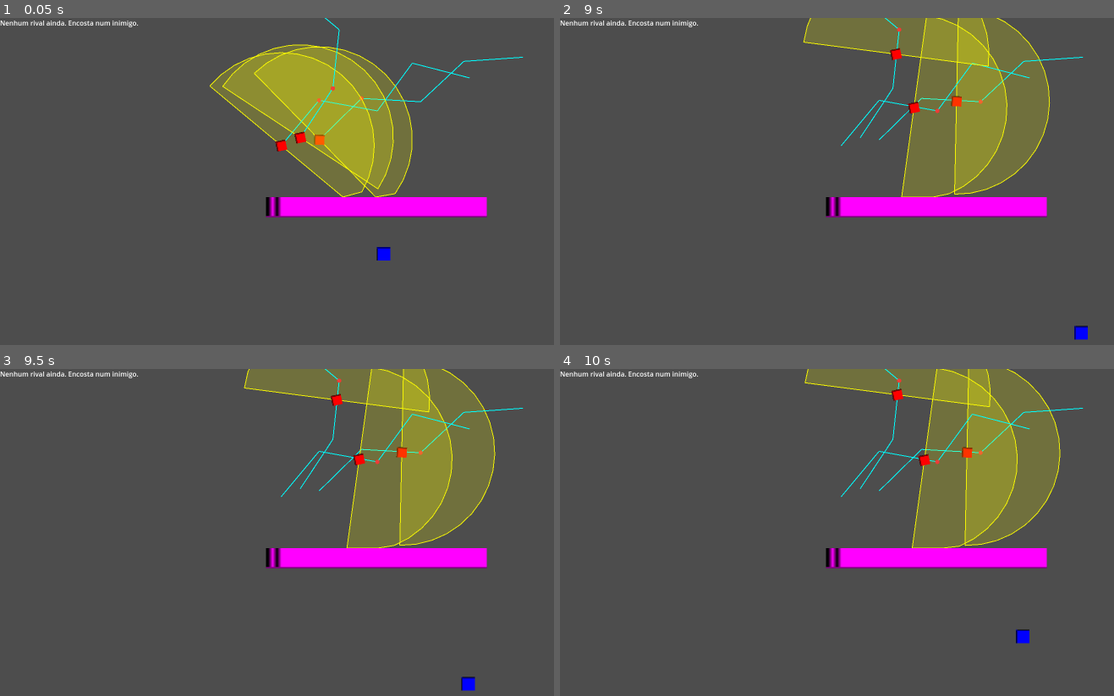
Above: before the commit, frames 1-4 (two rows, left to right).
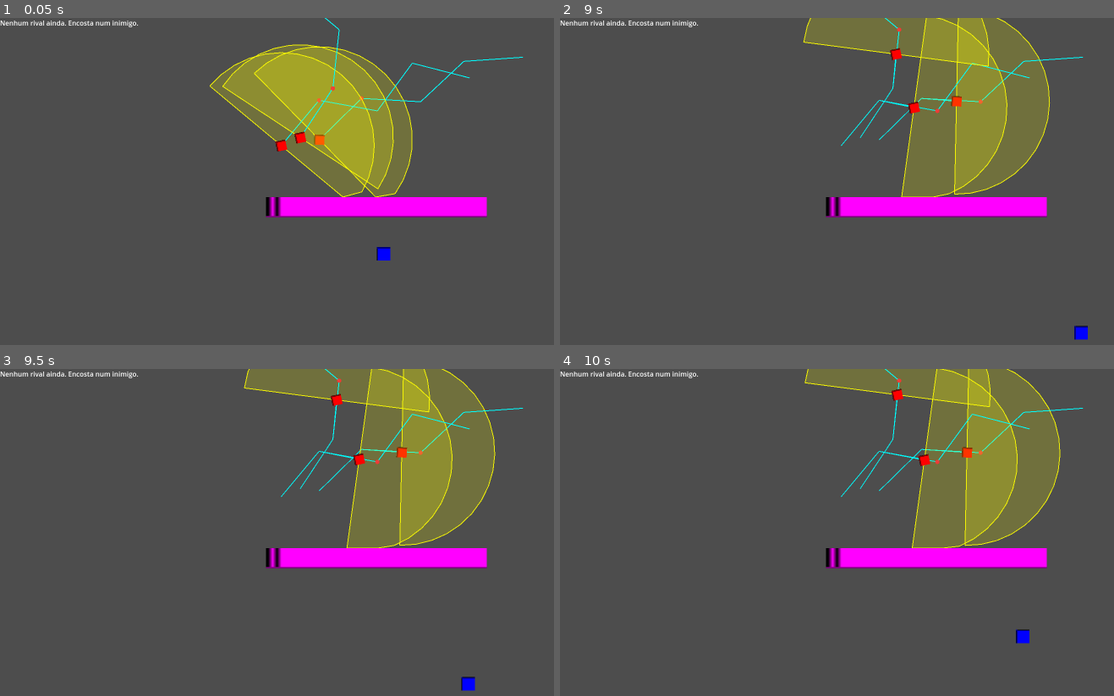
Above: after the commit, the same moments.

Repository: titosavio/Games
Game: Godot game, scene res://scenes/Main.tscn
Same seed, same stepped clock (60 frames per second), same inputs: the game is played once before the commit and once after it.
Inputs:
- Up to frame 1 (0.05 s): no input
- Up to frame 2 (9 s): hold Right (ui_right) 0.53-1.28 s; hold Down (ui_down) 1.28-2.03 s; hold Right (ui_right) 2.03-2.78 s; hold W (ui_up) 2.78-3.53 s; hold Left (ui_left) 3.53-5.03 s; hold Down (ui_down) 5.03-5.78 s; hold Right (ui_right) 5.78-6.53 s; hold W (ui_up) 6.53-7.28 s; hold Right (ui_right) 7.28-8.03 s; hold Down (ui_down) 8.03-8.78 s; hold Left (ui_left) from 8.78 s (still down)
- Up to frame 3 (9.5 s): keep holding Left (ui_left)
- Up to frame 4 (10 s): release Left (ui_left) at 9.53 s; hold W (ui_up) from 9.53 s (still down)

Frame 1 is identical in both runs. In frame 2, less than 0.1% of the frame differs, in the area x 58-71%, y 12-28%; in frame 3, less than 0.1%; in frame 4, less than 0.1%.

Commit message:
feat: Enhance enemy return behavior and pathfinding
Implement logic for enemies to return to spawn more intelligently, including handling blocked paths and confirming clear paths. Introduce new variables for managing return steps and points, and ensure the enemy can navigate back effectively after losing sight of the target.

Diff:
--- a/new-game-project/scripts/Enemy.gd
+++ b/new-game-project/scripts/Enemy.gd
@@ -43,8 +43,16 @@
 
 @export var spawn_index := 0
 
+@export var return_step := 120.0
+@export var return_points_max := 8
 
 @onready var label_name: Label = $Label
+
+# histerese
+var return_blocked_frames := 0
+var return_clear_frames := 0
+const RETURN_CONFIRM_FRAMES := 6
+
 
 func _ready():
 	spawn_pos = global_position
@@ -106,6 +114,8 @@
 				_investigate(delta)
 				if _now() > investigate_until:
 					state = State.RETURN
+					path.clear()
+					path_i = 0
 
 		State.RETURN:
 			if sees:
@@ -156,7 +166,6 @@
 	var d := global_position.distance_to(player_pos)
 	if d < distance_to_target_at_respawn:
 		global_position += (global_position - player_pos).normalized() * (distance_to_target_at_respawn - d)
-		print("Enemy %s repositioned to %s after player respawn." % [enemy_id, global_position])
 
 func can_see_target() -> bool:
 	if target == null:
@@ -252,11 +261,11 @@
 	draw_line(points[-1], Vector2.ZERO, Color(1, 1, 0, 0.9), 2.0)
 
 func _draw_path():
-	if not path_debug_visible or path.is_empty():
+	if not path_debug_visible or path.is_empty() or state not in [State.PATROL, State.RETURN]:
 		return
 
 	# linha começa no spawn
-	var prev := to_local(spawn_pos)
+	var prev := to_local(global_position)
 
 	for i in range(path.size()):
 		var p := to_local(path[i])
@@ -321,15 +330,18 @@
 	return best
 
 func _ray_hit(from: Vector2, to: Vector2, mask_to_check: int = nav_mask) -> Dictionary:
-	# checks for collision along the ray
 	var space := get_world_2d().direct_space_state
 	var q := PhysicsRayQueryParameters2D.create(from, to)
 	q.collision_mask = mask_to_check
-	q.exclude = [self, $KillZone]
+	q.exclude = [self]
+	q.exclude += get_children()
+	if has_node("KillZone"):
+		q.exclude.append($KillZone)
 	q.collide_with_areas = false
 	q.collide_with_bodies = true
 	q.hit_from_inside = true
 	return space.intersect_ray(q)
+
 
 func _patrol(delta):
 	if path.is_empty():
@@ -346,6 +358,8 @@
 			_build_patrol_path()
 
 func _chase(delta):
+	path = []
+	path_i = 0
 	if not has_line_of_sight(target.global_position):
 		state = State.INVESTIGATE
 		investigate_until = _now() + investigate_time
@@ -353,13 +367,46 @@
 	_move_towards(target.global_position, speed, delta)
 
 func _investigate(delta):
+	path = []
+	path_i = 0
 	_move_towards(last_seen_pos, speed * 0.75, delta)
 
 func _return_to_spawn(delta):
-	_move_towards(spawn_pos, speed * 0.8, delta)
 	if global_position.distance_to(spawn_pos) <= return_reach_eps:
+		global_position = spawn_pos
+		velocity = Vector2.ZERO
 		state = State.PATROL
 		_build_patrol_path()
+		return
+
+	# se bloqueado, segue caminho
+	var blocked := _blocked_to_spawn()
+	if blocked:
+		return_blocked_frames += 1
+		return_clear_frames = 0
+	else:
+		return_clear_frames += 1
+		return_blocked_frames = 0
+
+	if return_blocked_frames >= RETURN_CONFIRM_FRAMES:
+		if path.is_empty():
+			_build_return_path()
+		var pt := path[path_i]
+		_move_towards(pt, speed * 0.8, delta)
+		if global_position.distance_to(pt) <= patrol_reach_eps:
+			path_i = min(path_i + 1, path.size() - 1)
+
+	elif return_clear_frames >= RETURN_CONFIRM_FRAMES:
+		path = [spawn_pos]
+		path_i = 0
+		_move_towards(spawn_pos, speed * 0.8, delta)
+	else:
+		# enquanto "decide", NÃO muda de modo: só segue o que já estava fazendo
+		if path.is_empty():
+			_move_towards(spawn_pos, speed * 0.8, delta)
+		else:
+			var pt := path[path_i]
+			_move_towards(pt, speed * 0.8, delta)
 
 func _move_towards(point: Vector2, move_speed: float, delta: float):
 	var v := point - global_position
@@ -372,3 +419,28 @@
 	var desired := facing_dir * move_speed
 	velocity = velocity.lerp(desired, accel * delta)
 	$Sprite2D.flip_h = facing_dir.x < 0
+
+func _blocked_to_spawn() -> bool:
+	var to_spawn := spawn_pos - global_position
+	if to_spawn.length() < 0.001:
+		return false
+	var origin := global_position + to_spawn.normalized() * 6.0
+	var hit := _ray_hit(origin, spawn_pos, nav_mask)
+	return not hit.is_empty()
+
+func _build_return_path():
+	path.clear()
+	path_i = 0
+
+	var cur := global_position
+	for _k in range(return_points_max):
+		var to_spawn := spawn_pos - cur
+		if to_spawn.length() <= return_reach_eps:
+			break
+
+		var pref := to_spawn.normalized()
+		var next := _pick_reachable_point(cur, pref) # já usa ray_hit/nav_mask
+		path.append(next)
+		cur = next
+
+	path.append(spawn_pos) # sempre termina no spawn
